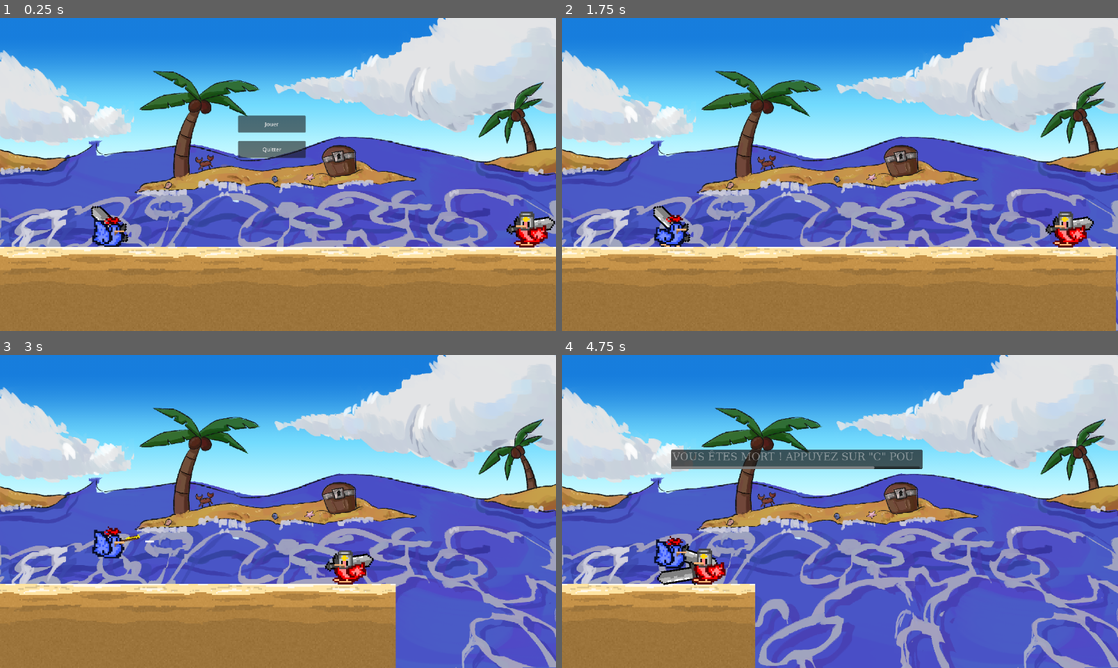
Above: before the commit, frames 1-4 (two rows, left to right).
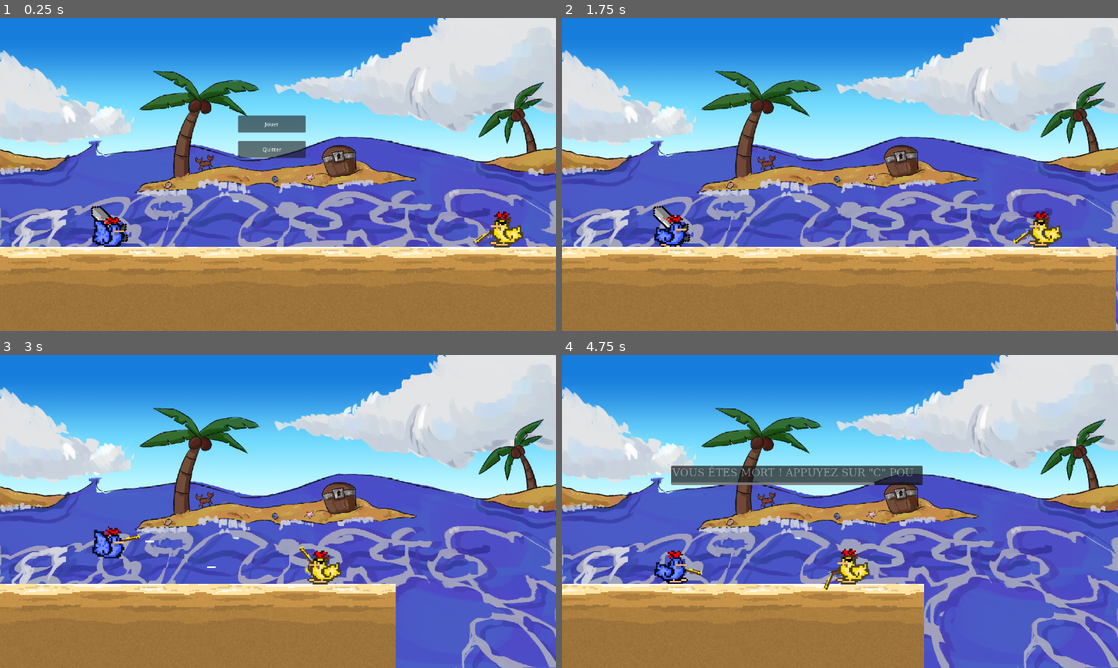
Above: after the commit, the same moments.

Repository: gameking773/FightOrFlightGameJamV
Game: Godot game, scene res://scene/game.tscn
Same seed, same stepped clock (60 frames per second), same inputs: the game is played once before the commit and once after it.
Inputs:
- Up to frame 1 (0.25 s): no input
- Up to frame 2 (1.75 s): click "Jouer" at 0.5 s; tap W (attack) at 1.35 s; tap Space (jump) at 1.52 s
- Up to frame 3 (3 s): tap E (switch_weapon) at 2.1 s; tap Space (jump) at 2.27 s; tap W (attack) at 2.85 s
- Up to frame 4 (4.75 s): tap E (switch_weapon) at 3.6 s; tap Space (jump) at 3.77, 4.52 s; tap W (attack) at 4.35 s

The runs differ from the first frame. In frame 1, 1.1% of the frame differs, in the area x 85-100%, y 61-74%; in frame 2, 1.1%; in frame 3, 1.1%; in frame 4, 16%, in the area x 0-66%, y 30-100%.

Commit message:
Ajout du deflect du pirate

Diff:
--- a/scene/game.tscn
+++ b/scene/game.tscn
@@ -6,10 +6,7 @@
 [ext_resource type="PackedScene" uid="uid://bgy231yb0qrh3" path="res://scene/main_menu.tscn" id="3_0gnls"]
 [ext_resource type="PackedScene" uid="uid://c6oq4v6nvex38" path="res://scene/sand_parcelle.tscn" id="4_b8d8e"]
 [ext_resource type="Script" path="res://script/terrain_gen.gd" id="4_ukmbk"]
-[ext_resource type="PackedScene" uid="uid://bqkfee7tir1ia" path="res://scene/knight.tscn" id="8_lsm7x"]
-
-[sub_resource type="RectangleShape2D" id="RectangleShape2D_lshpn"]
-size = Vector2(8.10668, 21.5175)
+[ext_resource type="PackedScene" uid="uid://iuwkaoutwnvs" path="res://scene/pirate.tscn" id="7_83ha2"]
 
 [node name="game" type="Node2D"]
 
@@ -41,14 +38,7 @@
 [node name="sand_parcelle_base2" parent="terrain" instance=ExtResource("4_b8d8e")]
 position = Vector2(1100, 265)
 
-[node name="knight" parent="." instance=ExtResource("8_lsm7x")]
-position = Vector2(1244, 59)
-
-[node name="plrhitbox_sword" type="Area2D" parent="."]
-visible = false
-
-[node name="CollisionShape2D" type="CollisionShape2D" parent="plrhitbox_sword"]
-position = Vector2(0.00804377, -3.85602)
-shape = SubResource("RectangleShape2D_lshpn")
+[node name="pirate" parent="." instance=ExtResource("7_83ha2")]
+position = Vector2(1170, 52)
 
 [connection signal="playispressed" from="main_menu" to="player" method="_on_main_menu_playispressed"]
--- a/scene/knight.tscn
+++ b/scene/knight.tscn
@@ -91,6 +91,7 @@
 
 [sub_resource type="Animation" id="Animation_8hbj7"]
 resource_name = "sword_slash"
+length = 0.1667
 tracks/0/type = "value"
 tracks/0/imported = false
 tracks/0/enabled = true
@@ -121,6 +122,9 @@
 "RESET": SubResource("Animation_sdro3"),
 "sword_slash": SubResource("Animation_8hbj7")
 }
+
+[sub_resource type="RectangleShape2D" id="RectangleShape2D_fv47p"]
+size = Vector2(149, 86)
 
 [node name="knight" type="CharacterBody2D"]
 script = ExtResource("1_3gje1")
@@ -162,4 +166,13 @@
 "": SubResource("AnimationLibrary_rwhoc")
 }
 
+[node name="AudioStreamPlayer" type="AudioStreamPlayer" parent="AnimationPlayer"]
+
+[node name="detectPlayer" type="Area2D" parent="."]
+
+[node name="CollisionShape2D" type="CollisionShape2D" parent="detectPlayer"]
+position = Vector2(-145.5, 5)
+shape = SubResource("RectangleShape2D_fv47p")
+
 [connection signal="area_entered" from="area" to="." method="_on_hurtbox_trigger"]
+[connection signal="area_entered" from="detectPlayer" to="." method="_on_detect_player_area_entered"]
--- a/scene/pirate.tscn
+++ b/scene/pirate.tscn
@@ -1,10 +1,11 @@
-[gd_scene load_steps=20 format=3 uid="uid://iuwkaoutwnvs"]
+[gd_scene load_steps=22 format=3 uid="uid://iuwkaoutwnvs"]
 
 [ext_resource type="Script" path="res://script/pirate.gd" id="1_dfgyr"]
 [ext_resource type="Texture2D" uid="uid://dwqe54dq8xmym" path="res://texture/chick_pirate_spritesheeta.png" id="1_ntwx3"]
 [ext_resource type="Shader" path="res://script/deathShader.gdshader" id="1_v5q25"]
 [ext_resource type="Texture2D" uid="uid://dvmwworhtfv1q" path="res://texture/flintlockSprite.png" id="2_nvmge"]
 [ext_resource type="AudioStream" uid="uid://c7cfh1iajvur3" path="res://assets/kill.wav" id="3_7j73x"]
+[ext_resource type="AudioStream" uid="uid://dugo0qtwyq33g" path="res://assets/ricochet.wav" id="5_ehy7x"]
 
 [sub_resource type="RectangleShape2D" id="RectangleShape2D_e4rwo"]
 size = Vector2(100, 100)
@@ -141,9 +142,37 @@
 "values": [2.49582]
 }
 
+[sub_resource type="Animation" id="Animation_v835r"]
+resource_name = "deflect"
+tracks/0/type = "value"
+tracks/0/imported = false
+tracks/0/enabled = true
+tracks/0/path = NodePath("FlintlockSprite:position")
+tracks/0/interp = 1
+tracks/0/loop_wrap = true
+tracks/0/keys = {
+"times": PackedFloat32Array(0, 0.0333333),
+"transitions": PackedFloat32Array(1, 1),
+"update": 0,
+"values": [Vector2(-50.53, -13.665), Vector2(-54.385, 36.72)]
+}
+tracks/1/type = "value"
+tracks/1/imported = false
+tracks/1/enabled = true
+tracks/1/path = NodePath("FlintlockSprite:rotation")
+tracks/1/interp = 1
+tracks/1/loop_wrap = true
+tracks/1/keys = {
+"times": PackedFloat32Array(0, 0.0333333),
+"transitions": PackedFloat32Array(1, 1),
+"update": 0,
+"values": [3.92699, 1.98269]
+}
+
 [sub_resource type="AnimationLibrary" id="AnimationLibrary_1qb58"]
 _data = {
 "RESET": SubResource("Animation_xm43n"),
+"deflect": SubResource("Animation_v835r"),
 "flintlock_fire": SubResource("Animation_05ft0"),
 "idle": SubResource("Animation_p87g4")
 }
@@ -187,6 +216,9 @@
 [node name="death" type="AudioStreamPlayer" parent="."]
 stream = ExtResource("3_7j73x")
 
+[node name="ricochet" type="AudioStreamPlayer" parent="."]
+stream = ExtResource("5_ehy7x")
+
 [node name="vision" type="Area2D" parent="."]
 visible = false
 
--- a/script/knight.gd
+++ b/script/knight.gd
@@ -26,3 +26,8 @@
 		sprite.material.set_shader_parameter("isdead", true)
 		await get_tree().create_timer(0.36).timeout
 		queue_free()
+
+
+func _on_detect_player_area_entered(area: Area2D) -> void:
+	if area.get_parent().name == "player" and not didSlash:
+		$AnimationPlayer.play("sword_slash")
--- a/script/pirate.gd
+++ b/script/pirate.gd
@@ -24,6 +24,10 @@
 		sprite.material.set_shader_parameter("isdead", true)
 		await get_tree().create_timer(0.36).timeout
 		queue_free()
+	elif objectNature == "bullet":
+		$fire.play("deflect")
+		$ricochet.play()
+		# se joue qu'une seule fois?
 
 
 func _on_vision_entered(object: Area2D) -> void:
Not shown: 1 places in scene/game.tscn that only renumber resources
Not shown: 1 places in scene/knight.tscn that only renumber resources
